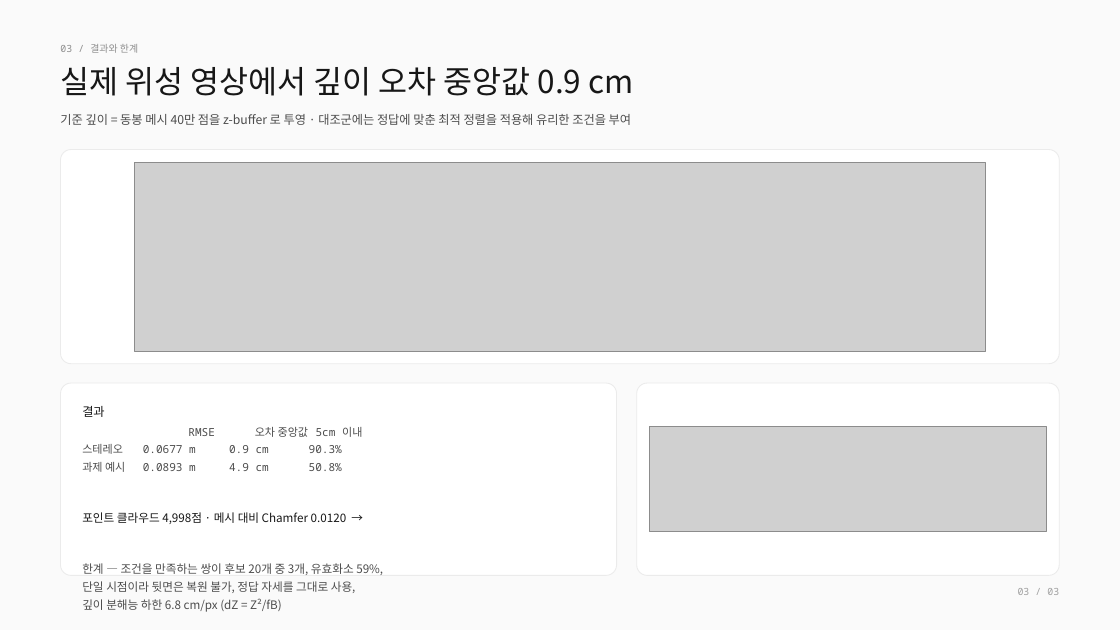
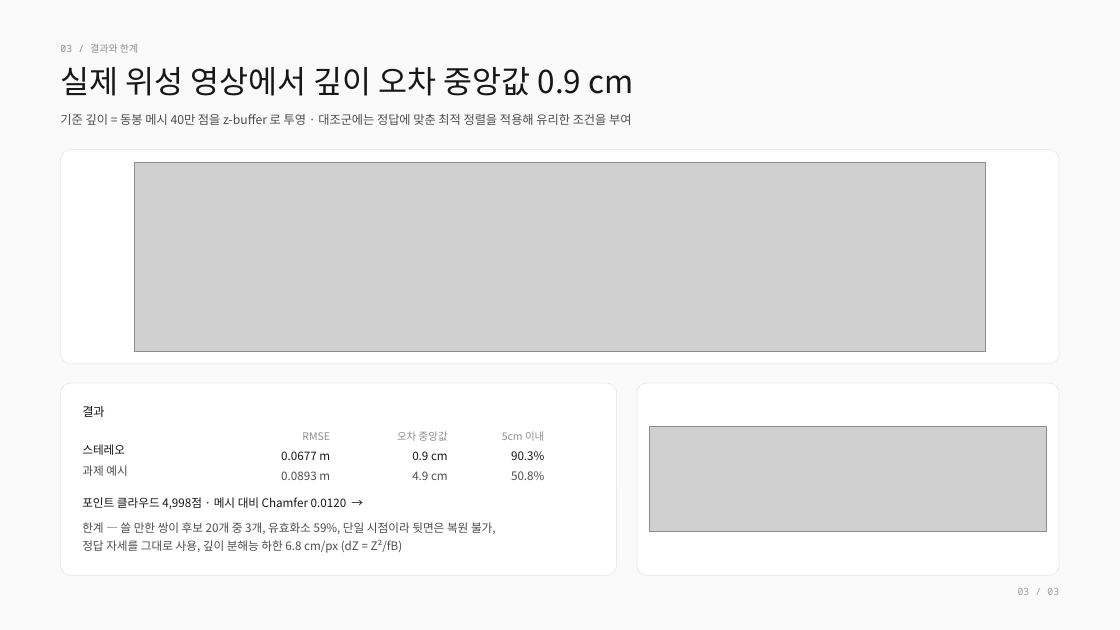
Before and after one commit to SeungWonJeong-hub/jsw-comento-bootcamp, a slide deck: slide 3 of report/2차업무_정승원.pptx. Drawn at 1120x630 pixels with LibreOffice and Linux fonts; fonts in the diff are those of the drawing; grey boxes stand for pictures. Boxes give left, top, right and bottom in pixels: in the first picture for what was removed or moved away, otherwise in the second. Text is boxed around its words. In the diff, an @@ line names an element or a change of style, - is before the commit and + after.

```diff
--- a/report/2차업무_정승원.pptx
+++ b/report/2차업무_정승원.pptx
@@ text at (x1=82, y1=427, x2=362, y2=472): paragraphs removed @@
-RMSE 오차 중앙값 5cm 이내
-스테레오 0.0677 m 0.9 cm 90.3%
-과제 예시 0.0893 m 4.9 cm 50.8%
@@ text added at (x1=82, y1=444, x2=127, y2=476), 10 pt, text #171717 @@
+스테레오
+과제 예시
@@ text added at (x1=281, y1=432, x2=330, y2=480), 10 pt, text #171717 @@
+RMSE
+0.0677 m
+0.0893 m
@@ text added at (x1=397, y1=431, x2=448, y2=480), 10 pt, text #8F8F8F @@
+오차 중앙값
+0.9 cm
+4.9 cm
@@ text added at (x1=502, y1=431, x2=544, y2=480), 10 pt, text #8F8F8F @@
+5cm 이내
+90.3%
+50.8%
@@ text "포인트 클라우드 4,998점 · 메시 ..." moved from (x1=82, y1=427, x2=383, y2=612) to (x1=82, y1=497, x2=496, y2=553) @@
@@ text at (x1=82, y1=522, x2=496, y2=553): text changed @@
-한계 — 조건을 만족하는 쌍이 후보 20개 중 3개, 유효화소 59%,
-단일 시점이라 뒷면은 복원 불가, 정답 자세를 그대로 사용,
-깊이 분해능 하한 6.8 cm/px (dZ = Z²/fB)
+한계 — 쓸 만한 쌍이 후보 20개 중 3개, 유효화소 59%, 단일 시점이라 뒷면은 복원 불가,
+정답 자세를 그대로 사용, 깊이 분해능 하한 6.8 cm/px (dZ = Z²/fB)
```
Also in this commit, not shown: 2 other slides changed, 1 other file.
